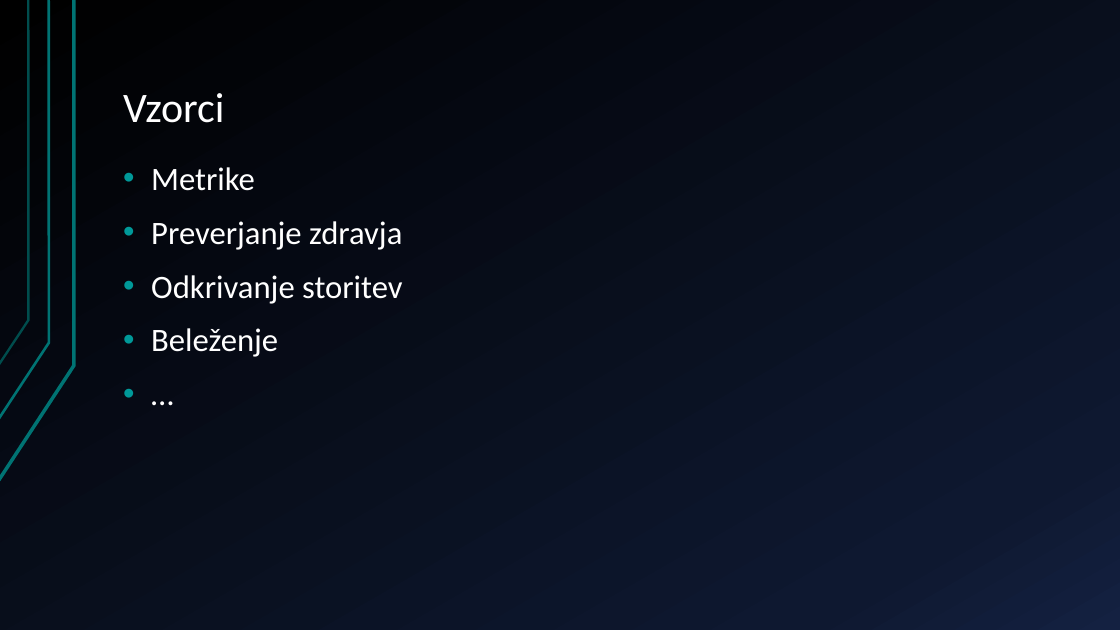
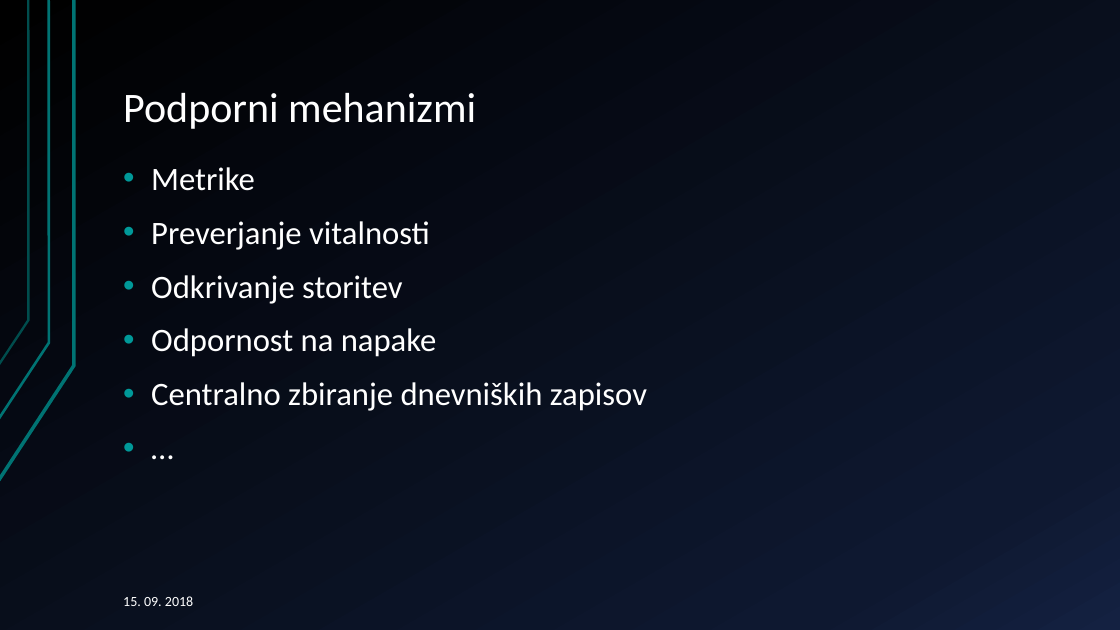
Before and after one commit to primozH/diploma, a slide deck: slide 3 of mikrostoritve decentralizacija.pptx. Drawn at 1120x630 pixels with LibreOffice and Linux fonts; fonts in the diff are those of the drawing. Boxes give left, top, right and bottom in pixels: in the first picture for what was removed or moved away, otherwise in the second. Text is boxed around its words. In the diff, an @@ line names an element or a change of style, - is before the commit and + after.

```diff
--- a/mikrostoritve decentralizacija.pptx
+++ b/mikrostoritve decentralizacija.pptx
@@ title at (123,93,476,129): text changed @@
-Vzorci
+Podporni mehanizmi
@@ text at (151,221,430,250): text changed @@
-• Preverjanje zdravja
+• Preverjanje vitalnosti
@@ text at (151,328,647,411): text changed @@
-• Beleženje
+• Odpornost na napake
+• Centralno zbiranje dnevniških zapisov
@@ text added at (123,596,193,606), 12 pt, text #FFFFFF @@
+15. 09. 2018
```
Also in this commit, not shown: 8 other slides changed, 6 slides added, 4 slides removed.
